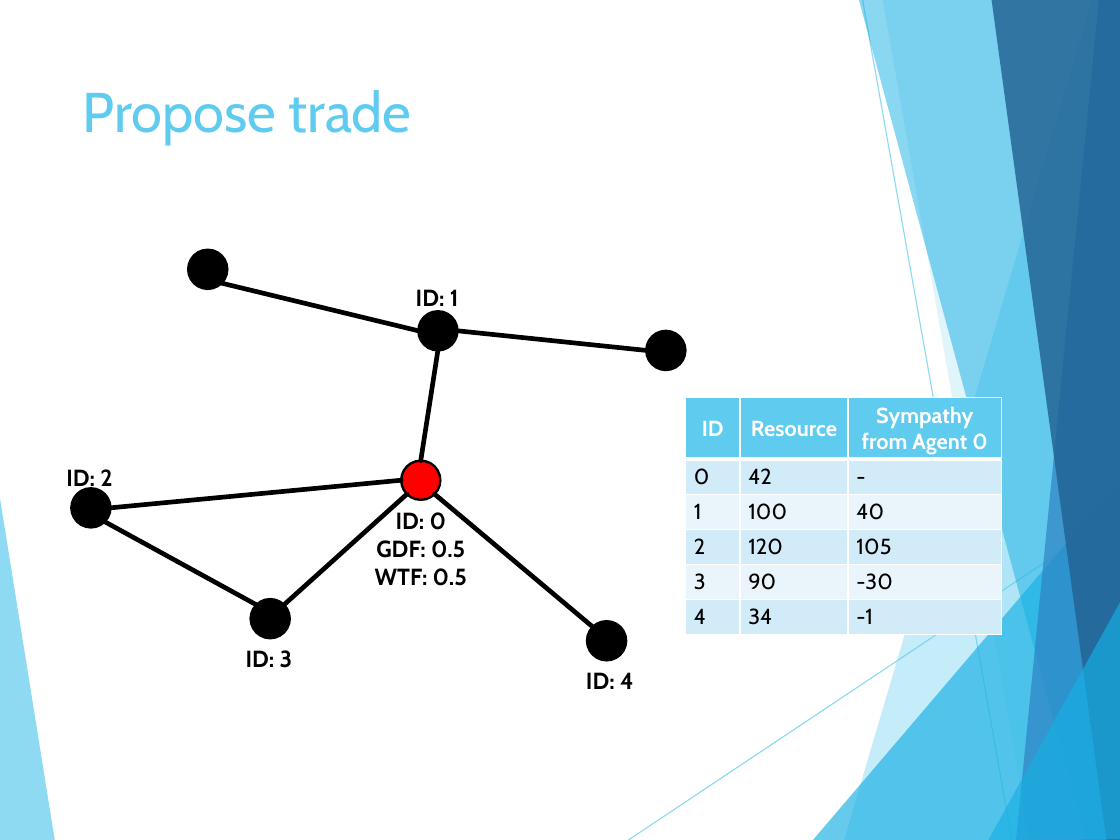
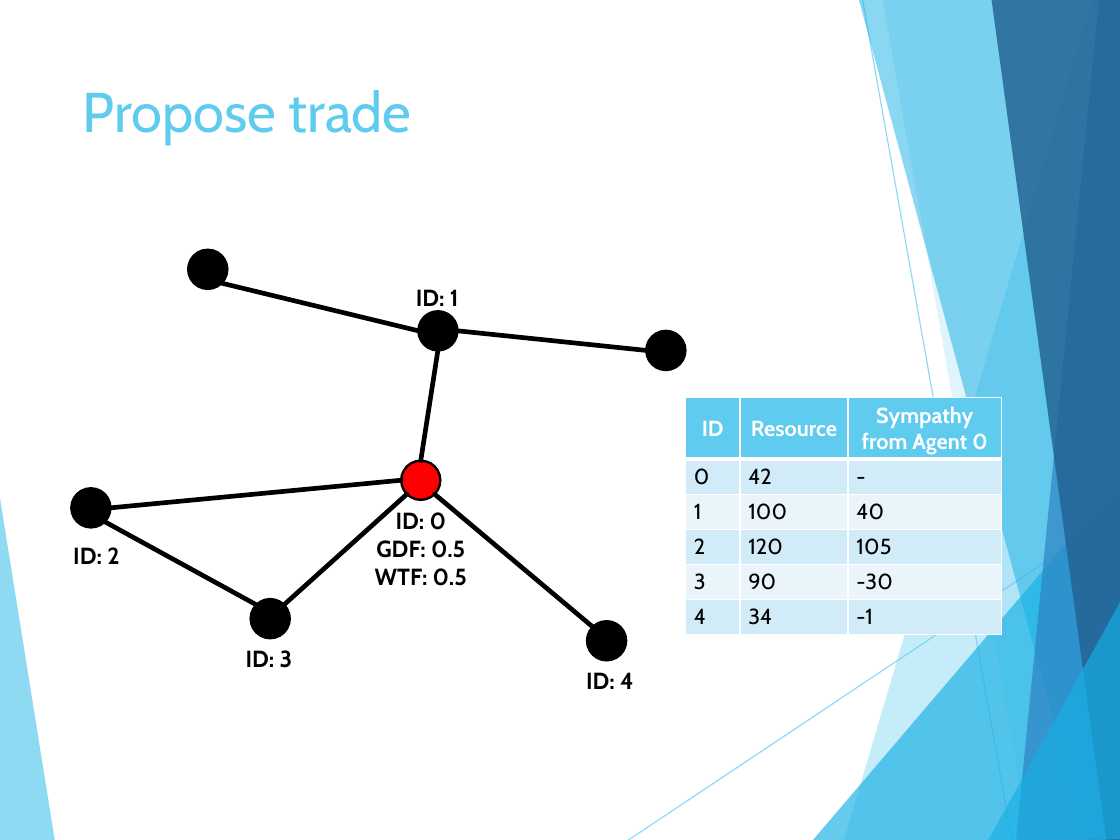
Before and after one commit to rmenta/SMABSAC, a slide deck: slide 6 of presentation/Final_presentation.pptx (slide 5 before the commit). Drawn at 1120x840 pixels with LibreOffice and Linux fonts; fonts in the diff are those of the drawing. Boxes give left, top, right and bottom in pixels: in the first picture for what was removed or moved away, otherwise in the second. Text is boxed around its words. In the diff, an @@ line names an element or a change of style, - is before the commit and + after.

```diff
--- a/presentation/Final_presentation.pptx
+++ b/presentation/Final_presentation.pptx
@@ text "ID: 2" rewrapped from box(66, 469, 112, 492) to box(73, 547, 119, 564) @@
```
Also in this commit, not shown: 2 other slides changed, 4 slides added, 1 slide removed, 2 other files.
